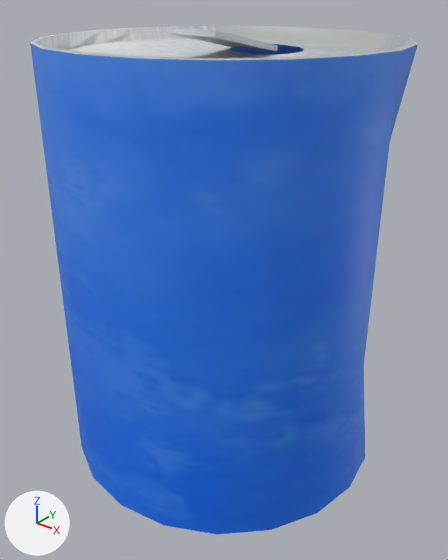
A saved change to the FBX model DX22Base/Assets/Model/Can/Can.fbx.
Rendered twice from a 50 mm lens placed at (0.442, -0.552, 0.312), pointed at (0.009, -0.01, -0.024). The axes (+X, +Y, +Z) are drawn at lower left. The lights are the same throughout. Where no turn or scale is listed for an object, it has been applied to the vertices.
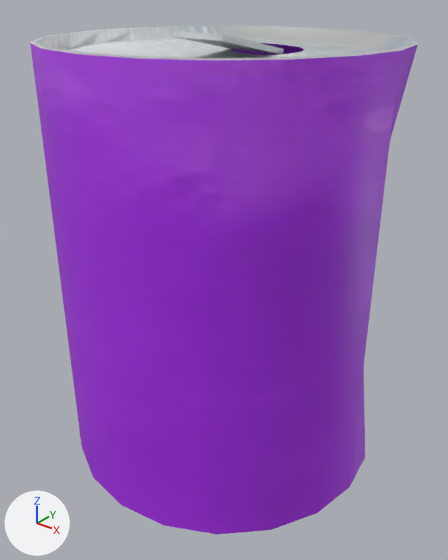
The newer file is also rescaled (x1.266) as a whole; pictures and numbers use the older file's frame.

Edits to the bpy script that builds the scene:
```text
Add img_can3_jpg:
    img_can3_jpg = load_image('can3.jpg', 'can3.jpg', 812, 542, 'sRGB')
Add mat_lambert3:
    mat_lambert3 = principled_material('lambert3')
    mat_lambert3.texture = img_can3_jpg
Change me_mesh_001:
    where me_mesh_001.from_pydata(...)  # 240 vertices, 242 faces; spans x -0.2..0.2, y -0.197..0.197, z -0.259..0.256
    remove me_mesh_001.materials.append(mat_lambert2)  # picture img_can_jpg
    add me_mesh_001.materials.append(mat_lambert3)  # picture img_can3_jpg
```

Changed parts and their boxes [x1, y1, x2, y2] in the pictures (448 x 560 px):
'pCylinder1', recoloured (blue to purple): [30, 27, 418, 534] in both
